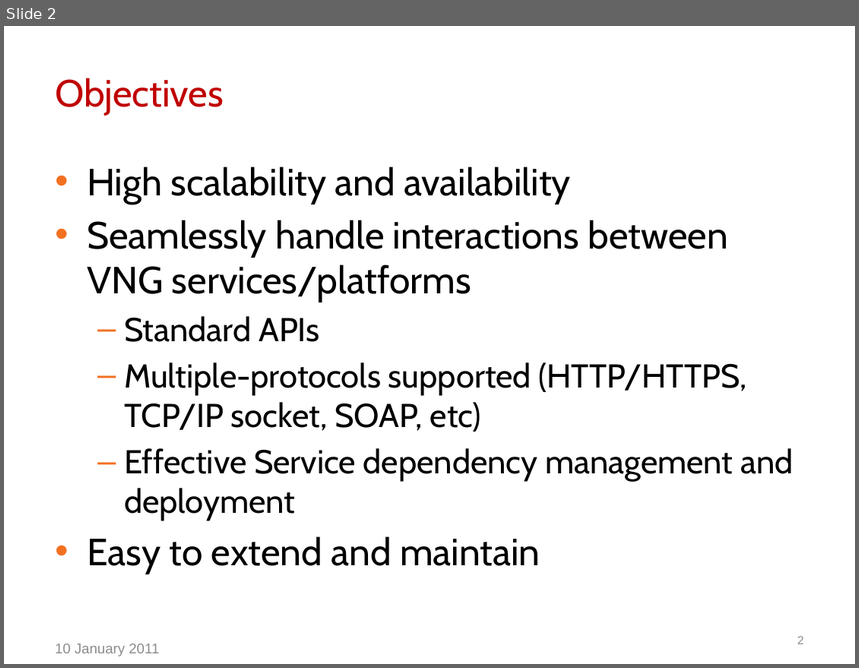
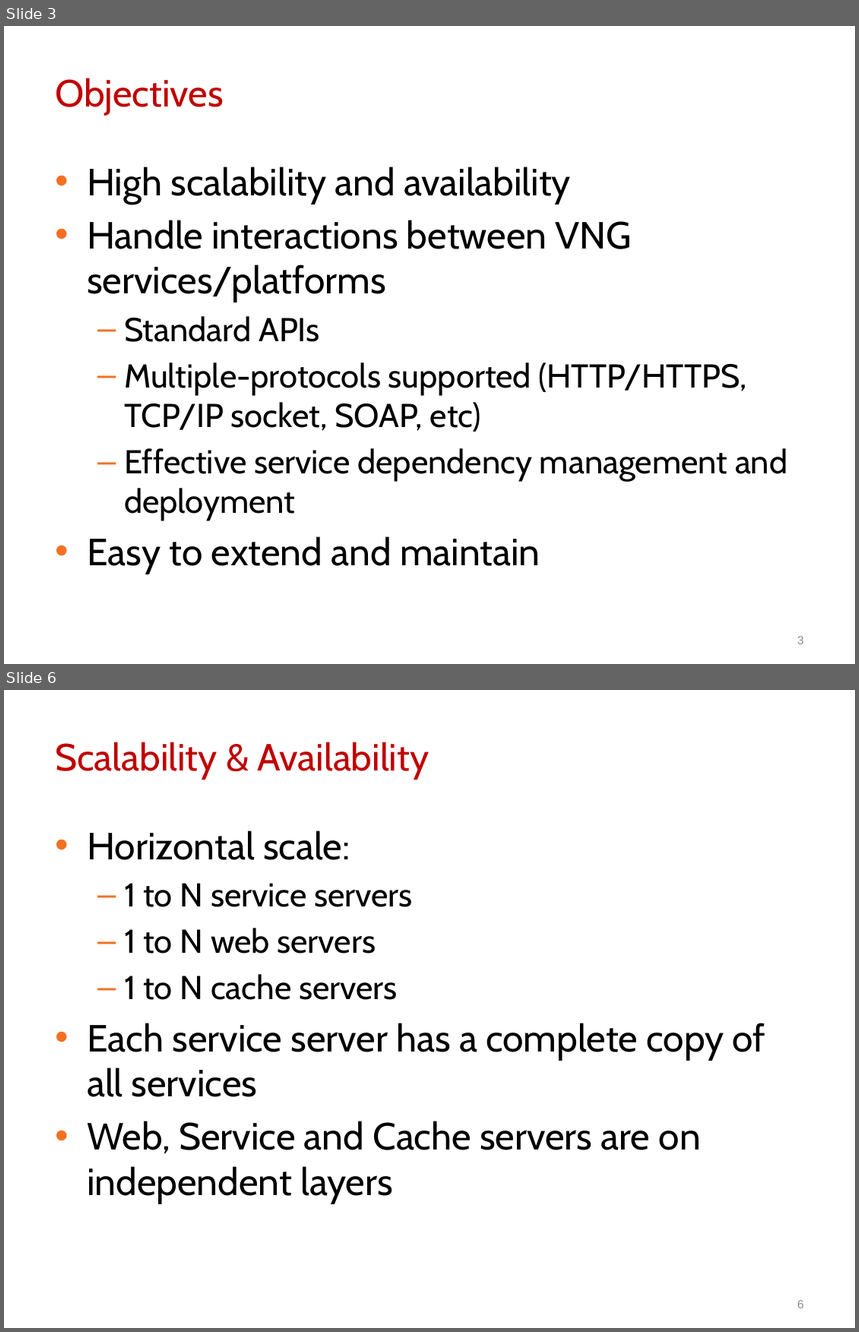
Before and after one commit to btnguyen2k/btnguyen2k-personal, a slide deck: vng-ip/NewIP/docs/Design/NewIP.pptx. Shown one above the other, each under a label of ours: slide 2 before the commit, slides 3 and 6 after it; the slides between them are not shown. The pictures are 859x668 and 859x1332 pixels, drawn with LibreOffice and Linux fonts; fonts in the diff are those of the drawing; background and template pictures are left out. Boxes give left, top, right and bottom in pixels: in the first picture for what was removed or moved away, otherwise in the second. Text is boxed around its words. In the diff, an @@ line names an element or a change of style, - is before the commit and + after.

```diff
--- a/vng-ip/NewIP/docs/Design/NewIP.pptx
+++ b/vng-ip/NewIP/docs/Design/NewIP.pptx
@@ slide 6 added at box(4, 690, 855, 1328), background picture (left out) @@
@@ title added at box(55, 742, 430, 779), 32 pt, text #C00000 @@
+Scalability & Availability
@@ text added at box(87, 831, 766, 1203), 32 pt, text #000000 @@
+• Horizontal scale:
+  – 1 to N service servers
+  – 1 to N web servers
+  – 1 to N cache servers
+• Each service server has a complete copy of all services
+• Web, Service and Cache servers are on independent layers
@@ page number added at box(797, 1300, 804, 1309), 10 pt, text #8C8C8C @@
+6
@@ what was slide 2 is now slide 3 @@
@@ slide 3 changed as well @@
@@ text at box(87, 220, 633, 302): text changed @@
-• Seamlessly handle interactions between VNG services/platforms
+• Handle interactions between VNG services/platforms
@@ text at box(124, 449, 788, 522): text changed @@
-  – Effective Service dependency management and deployment
+  – Effective service dependency management and deployment
@@ page number at box(797, 636, 804, 645): text changed @@
-2
+3
@@ text removed at box(55, 644, 159, 657) @@
-10 January 2011
```
Also in this commit, not shown: 1 other slide changed, 10 other slides added, 3 other files.
